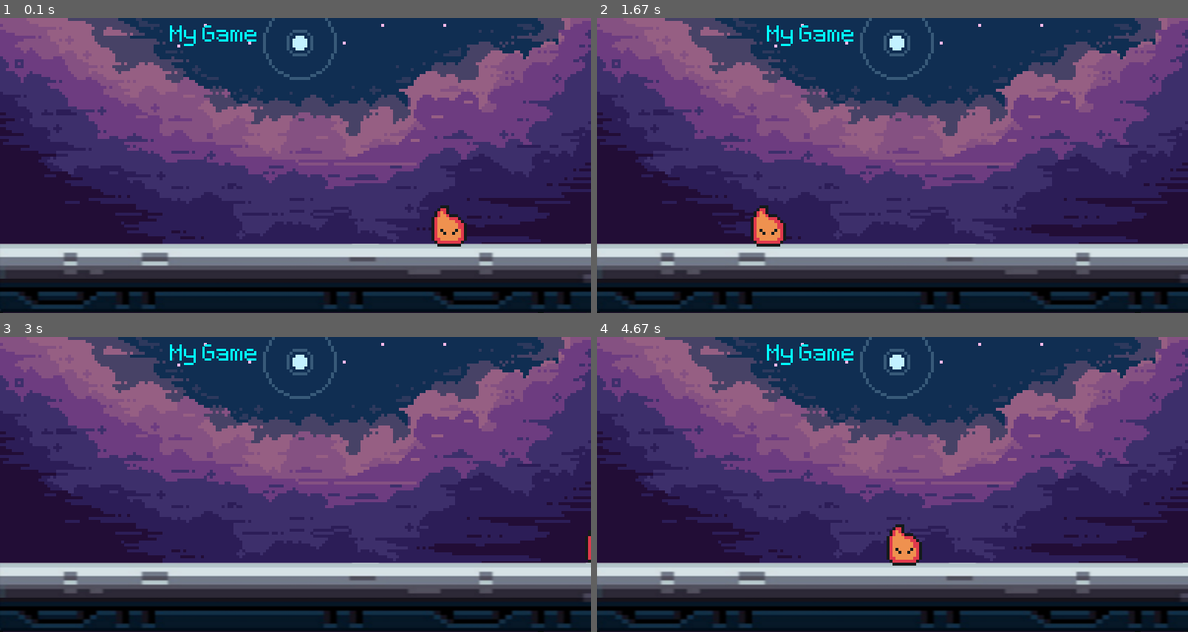
Above: before the commit, frames 1-4 (two rows, left to right).
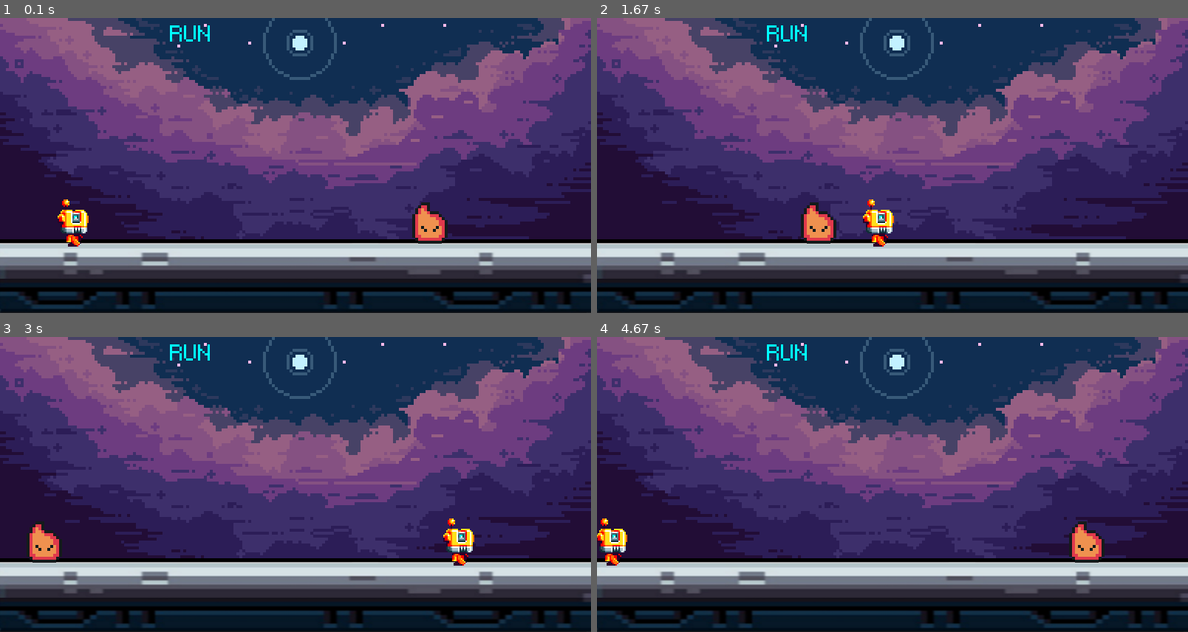
Above: after the commit, the same moments.

Repository: Hpollard003/FlameBot
Game: pygame game, started from pygame/main.py
The game is run twice, just before and just after one commit, with the same random seed, the same clock (stepped at 60 frames per second) and the same inputs.
Inputs:
- Up to frame 1 (0.1 s): no input
- Up to frame 2 (1.67 s): no input
- Up to frame 3 (3 s): no input
- Up to frame 4 (4.67 s): no input

The runs differ from the first frame. In frame 1, 3.3% of the frame differs, in the area x 0-100%, y 2-100%; in frame 2, 3.7%; in frame 3, 3.2%; in frame 4, 3.6%.

Commit message:
Add Player animations

Diff:
--- a/pygame/main.py
+++ b/pygame/main.py
@@ -3,17 +3,20 @@
 
 pygame.init()
 screen = pygame.display.set_mode((800,400))
-pygame.display.set_caption("Basic")
+pygame.display.set_caption("Cyber Spirits")
 
 clock = pygame.time.Clock()
 pixel_font = pygame.font.Font("font/Pixeltype.ttf", 50)
 
-bg_surface = pygame.image.load('graphics/background.png')
-ground_surface = pygame.image.load('graphics/ground.png')
-text_surface = pixel_font.render("My Game", False, "cyan")
+bg_surface = pygame.image.load('graphics/background.png').convert()
+ground_surface = pygame.image.load('graphics/ground.png').convert()
+text_surface = pixel_font.render("RUN", False, "cyan")
 
-enemy_surface = pygame.image.load('graphics/enemy/enemy1.png')
-enemy_x_pos = 600
+enemy_surf = pygame.image.load('graphics/enemy/enemy1.png').convert_alpha()
+enemy_rect = enemy_surf.get_rect(midbottom = (600 , 310))
+
+player_surf = pygame.image.load('graphics/Player/Robot_Walk1_v1.png').convert_alpha()
+player_rect = player_surf.get_rect(midbottom = (80,310))
 
 while True:
     for event in pygame.event.get():
@@ -24,9 +27,12 @@
     screen.blit(bg_surface, (0,0))
     screen.blit(ground_surface, (0,300))
     screen.blit(text_surface, (230, 10))
-    enemy_x_pos -= 4
-    if enemy_x_pos < -100: enemy_x_pos = 800
-    screen.blit(enemy_surface, (enemy_x_pos, 250))
+    enemy_rect.right -= 3
+    if enemy_rect.right < -100: enemy_rect.right = 800
+    screen.blit(enemy_surf, enemy_rect)
+    player_rect.left += 3
+    if player_rect.left > 800: player_rect.left = -100
+    screen.blit(player_surf, player_rect)
 
     pygame.display.update()
     clock.tick(60)
Renamed: pygame/graphics/Player/Anim_Robot_Walk1_v1.gif -> pygame/graphics/Player/Robot_Walk1_v1.png
